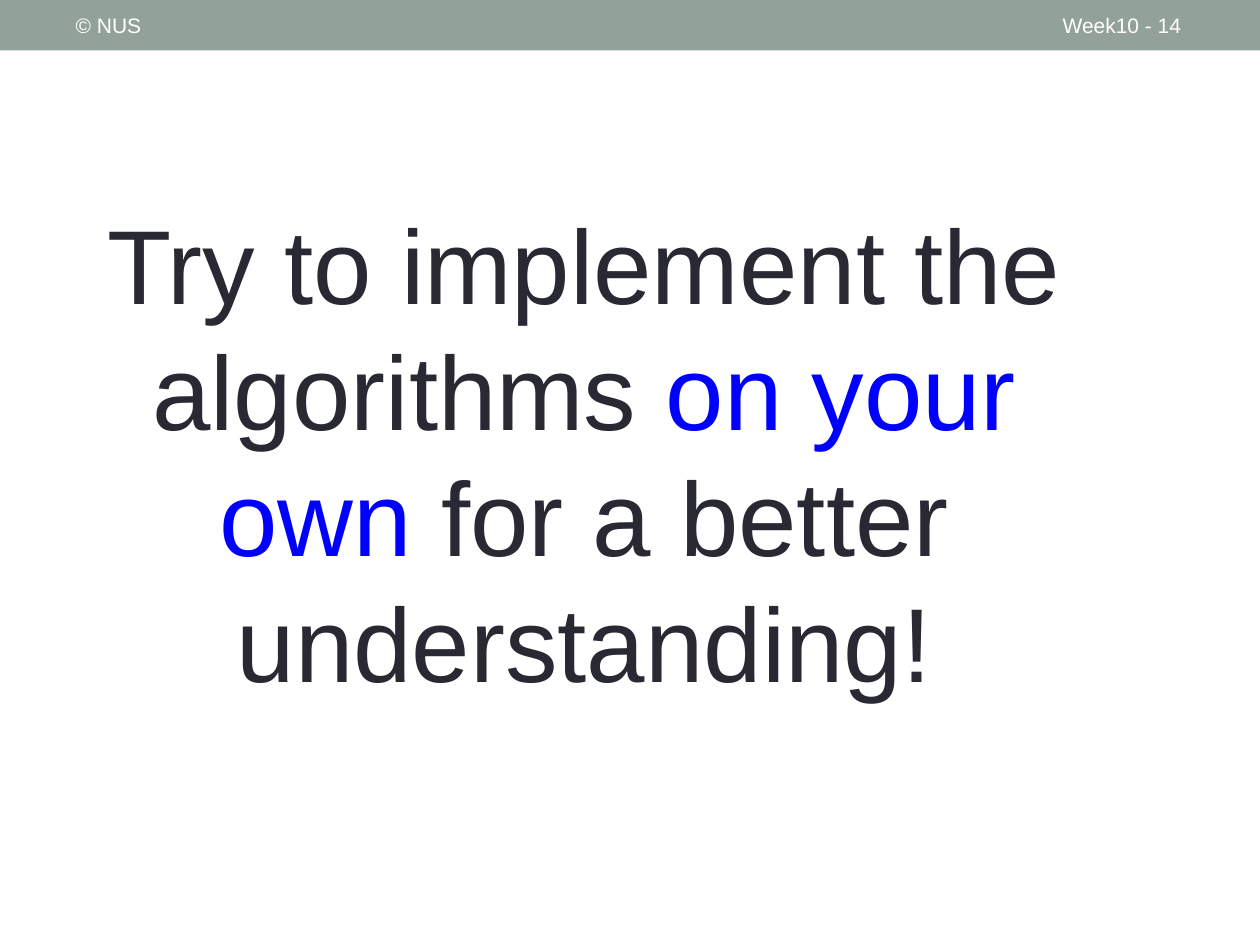
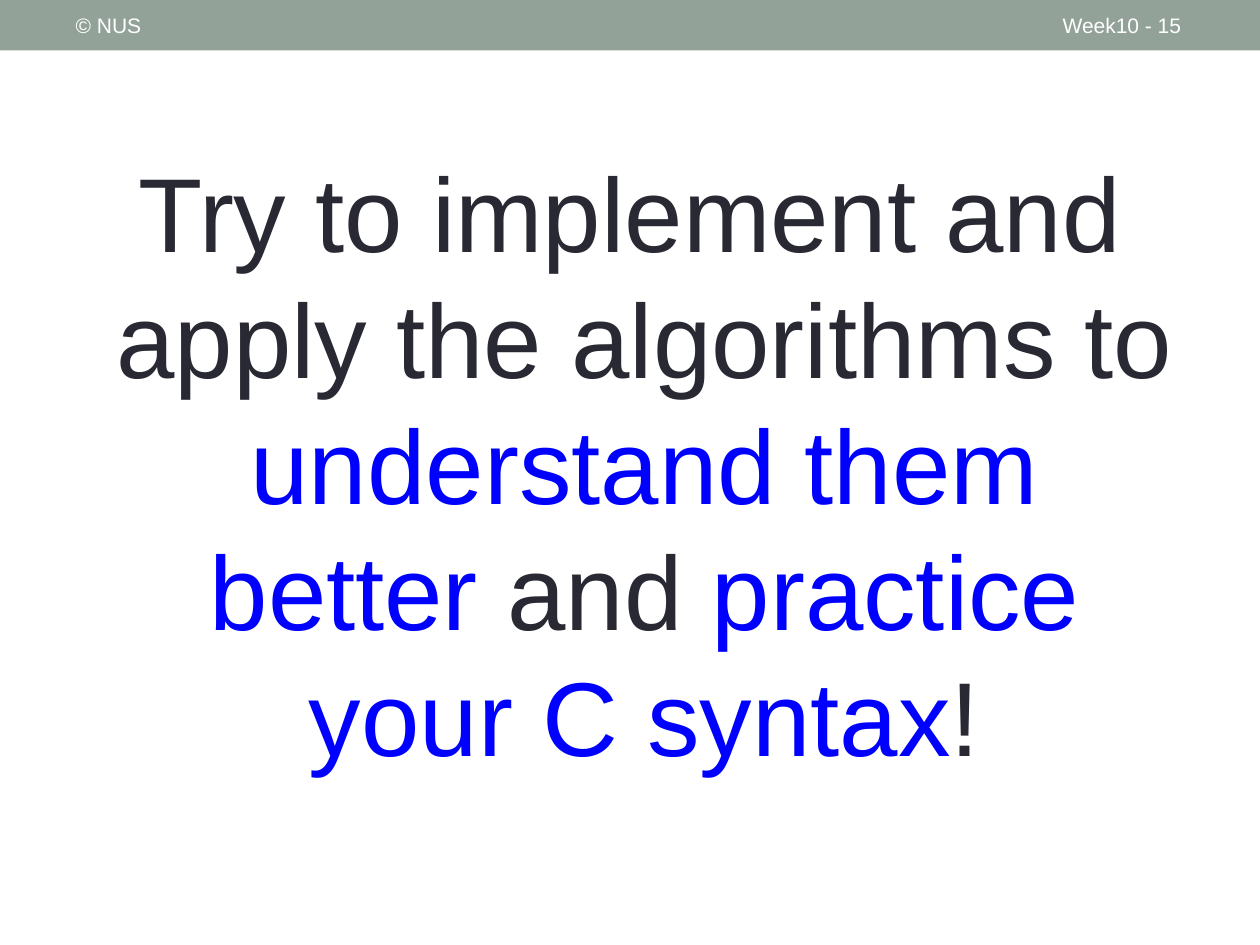
Before and after one commit to nus-cs1010-2021-s2/website, a slide deck: slide 15 of slides/Week10_Recap.pptx (slide 14 before the commit). Drawn at 1260x945 pixels with LibreOffice and Linux fonts; fonts in the diff are those of the drawing. Boxes give left, top, right and bottom in pixels: in the first picture for what was removed or moved away, otherwise in the second. Text is boxed around its words. In the diff, an @@ line names an element or a change of style, - is before the commit and + after.

```diff
--- a/slides/Week10_Recap.pptx
+++ b/slides/Week10_Recap.pptx
@@ page number at <box>1063,18,1181,33</box>: text changed @@
-Week10 - 14
+Week10 - 15
@@ text at <box>116,176,1172,776</box>: text changed @@
-Try to implement the algorithms on your own for a better understanding!
+Try to implement and apply the algorithms to understand them better and practice your C syntax!
```
Also in this commit, not shown: 3 other slides changed, 2 slides added, 1 slide removed, 5 other files.
